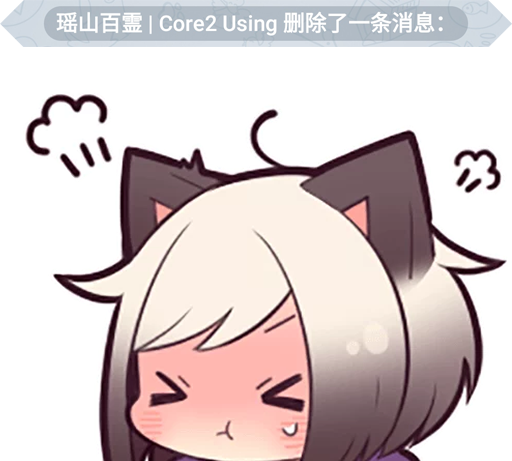
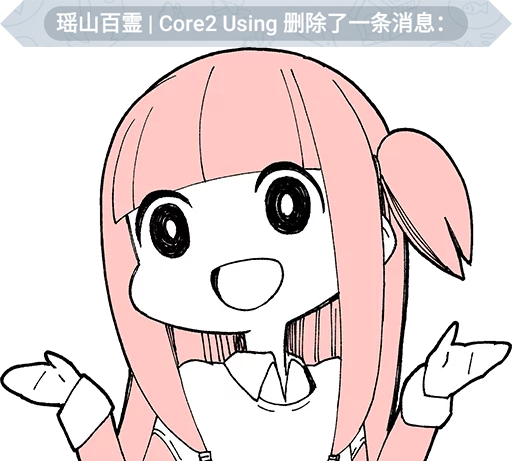
Layered file, before and after one edit (w=512, h=461). Changes by layer:
added layer "图层 10" above "背景 拷贝" over 0, 47, 512, 461
hid "图层 8" over 21, 89, 512, 461
